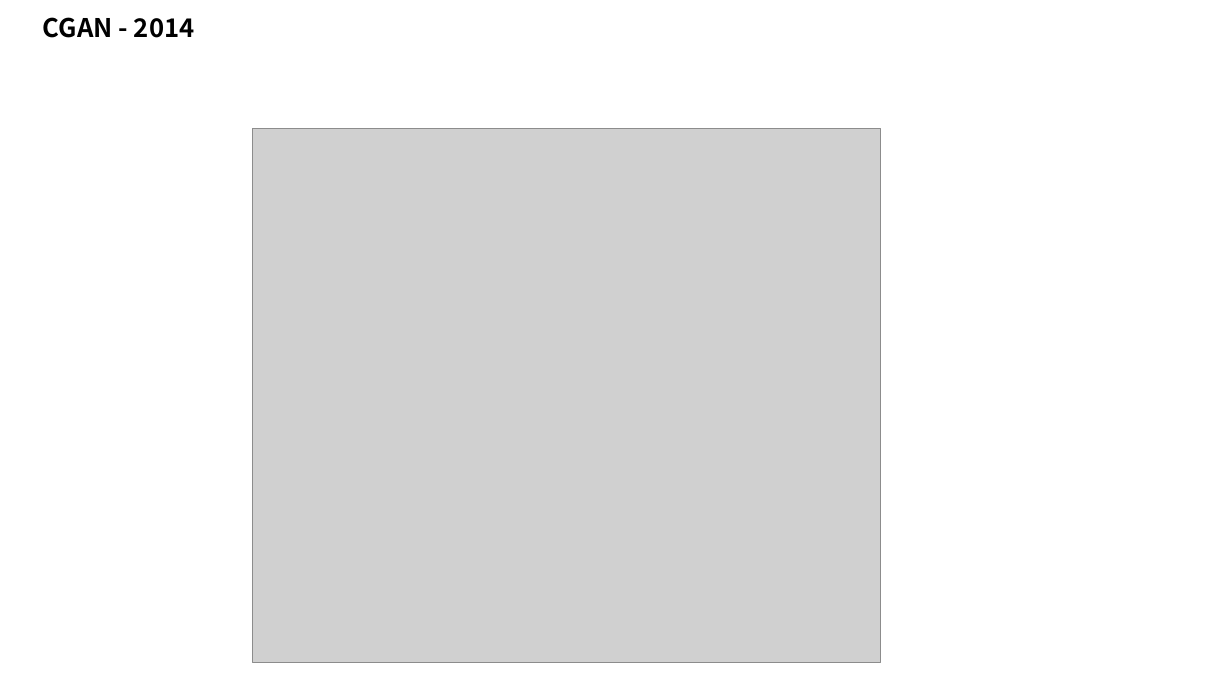
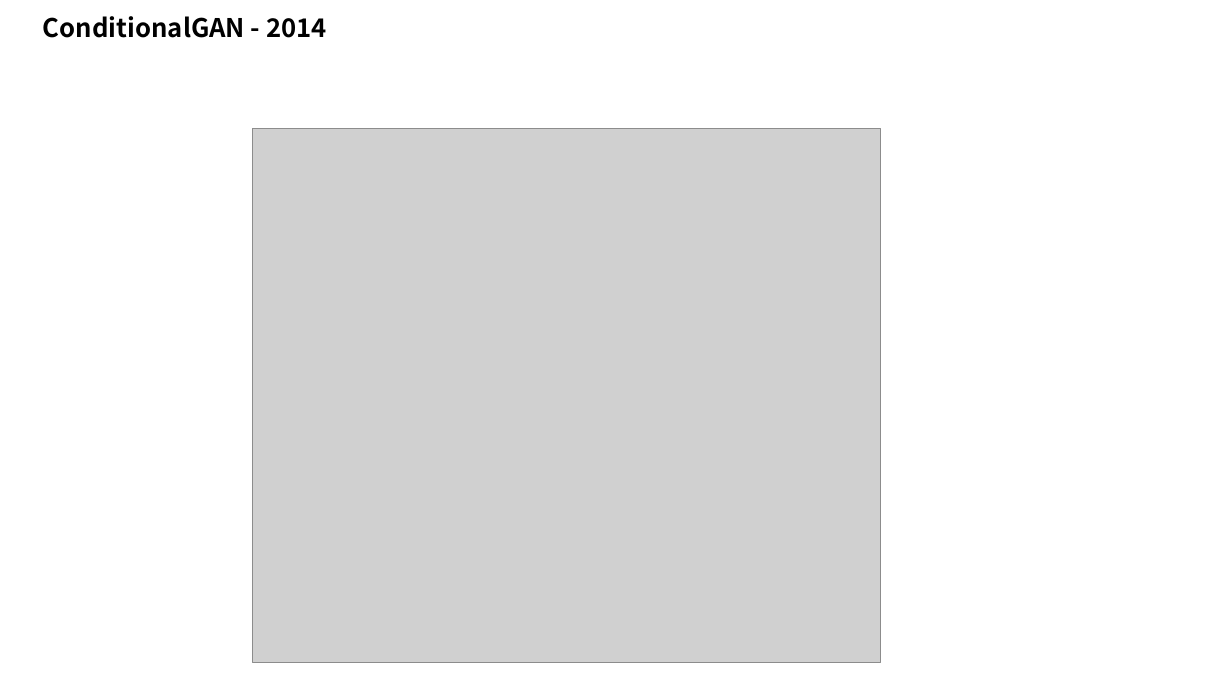
Before and after one commit to taylorguo/GAN_Understanding_Practicing, a slide deck: slide 4 of GAN_Understanding/GANunderstanding.pptx. Drawn at 1232x693 pixels with LibreOffice and Linux fonts; fonts in the diff are those of the drawing; grey boxes stand for pictures. Boxes give left, top, right and bottom in pixels: in the first picture for what was removed or moved away, otherwise in the second. Text is boxed around its words. In the diff, an @@ line names an element or a change of style, - is before the commit and + after.

```diff
--- a/GAN_Understanding/GANunderstanding.pptx
+++ b/GAN_Understanding/GANunderstanding.pptx
@@ text at (43,16,327,38): text changed @@
-CGAN - 2014
+ConditionalGAN - 2014
```
Also in this commit, not shown: 1 other slide changed, 3 slides added.
